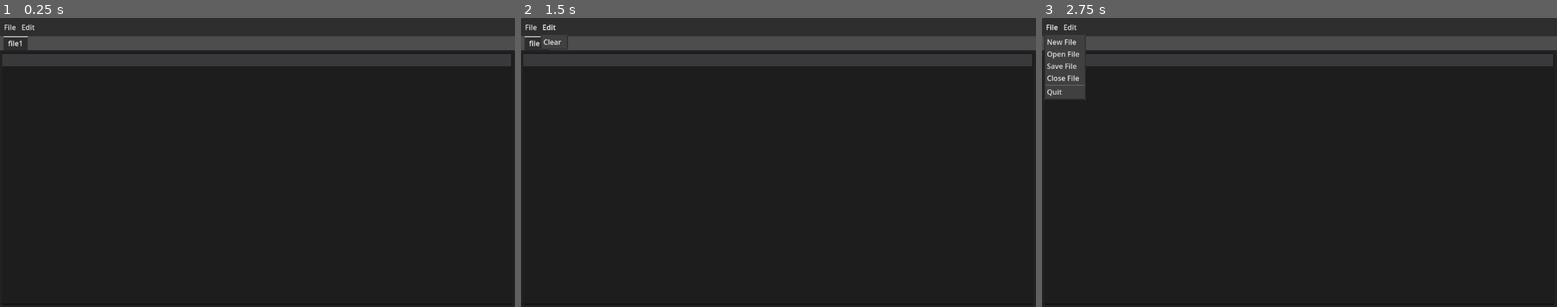
Above: before the commit, frames 1-3 (left to right).
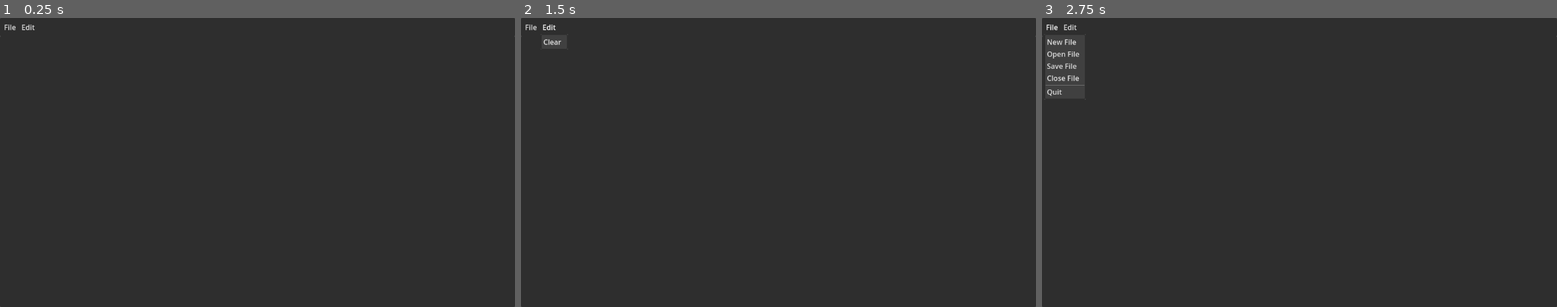
Above: after the commit, the same moments.

Repository: trflorian/godot-text-editor
Game: Godot game, scene res://main.tscn
Same seed, same stepped clock (60 frames per second), same inputs: the game is played once before the commit and once after it.
Inputs:
- Up to frame 1 (0.25 s): no input
- Up to frame 2 (1.5 s): click "File" at 0.5 s; click "Edit" at 1.25 s
- Up to frame 3 (2.75 s): click "File" at 2 s

The runs differ from the first frame. In frame 1, 4.7% of the frame differs, in the area x 0-100%, y 6-100%; in frame 2, 4.5%; in frame 3, 4.5%.

Commit message:
tracking unsaved file changes with a * in the filename

Diff:
--- a/file_manager.gd
+++ b/file_manager.gd
@@ -22,7 +22,7 @@
 	file_dialog_save.show()
 
 func create_new_file_tab() -> int:
-	var new_tab = tab_file_prefab.instantiate()
+	var new_tab = tab_file_prefab.instantiate() as FileTab
 	tab_container.add_child(new_tab)
 
 	var idx = tab_container.get_tab_idx_from_control(new_tab)
@@ -30,7 +30,19 @@
 
 	tab_container.current_tab = idx
 
+	new_tab.on_file_changed.connect(func(has_changes): _mark_file_changes(idx, has_changes))
+
 	return idx
+
+func _mark_file_changes(idx: int, has_changes: bool) -> void:
+	var title = tab_container.get_tab_title(idx)
+	var title_changes = title.ends_with("*")
+
+	if not title_changes and has_changes:
+		tab_container.set_tab_title(idx, title + "*")
+	elif title_changes and not has_changes:
+		var title_without_changes = title.substr(0, title.length()-1)
+		tab_container.set_tab_title(idx, title_without_changes)
 
 func _on_open_file(path: String) -> void:
 	var file_name = path.split("/")[-1]
--- a/file_tab.gd
+++ b/file_tab.gd
@@ -1,8 +1,19 @@
 extends Control
 
-signal on_file_changed
+class_name FileTab
+
+signal on_file_changed(bool)
 
 @onready var text_edit: TextEdit = %TextEdit
+
+var original_file_content: String = ""
+
+func _ready() -> void:
+	text_edit.text_changed.connect(_on_text_changed)
+
+func _on_text_changed():
+	var has_changes = text_edit.text != original_file_content
+	on_file_changed.emit(has_changes)
 
 func load_from_file(file_path: String) -> void:
 	print("Reading file from %s" % file_path)
@@ -11,3 +22,4 @@
 	var content = file.get_as_text()
 
 	text_edit.text = content
+	original_file_content = content
--- a/main.tscn
+++ b/main.tscn
@@ -72,9 +72,6 @@
 grow_horizontal = 2
 grow_vertical = 2
 
-[node name="file1" parent="TabContainer" instance=ExtResource("3_kilfo")]
-layout_mode = 2
-
 [node name="FileDialogOpen" type="FileDialog" parent="."]
 mode = 3
 title = "Open a File"
